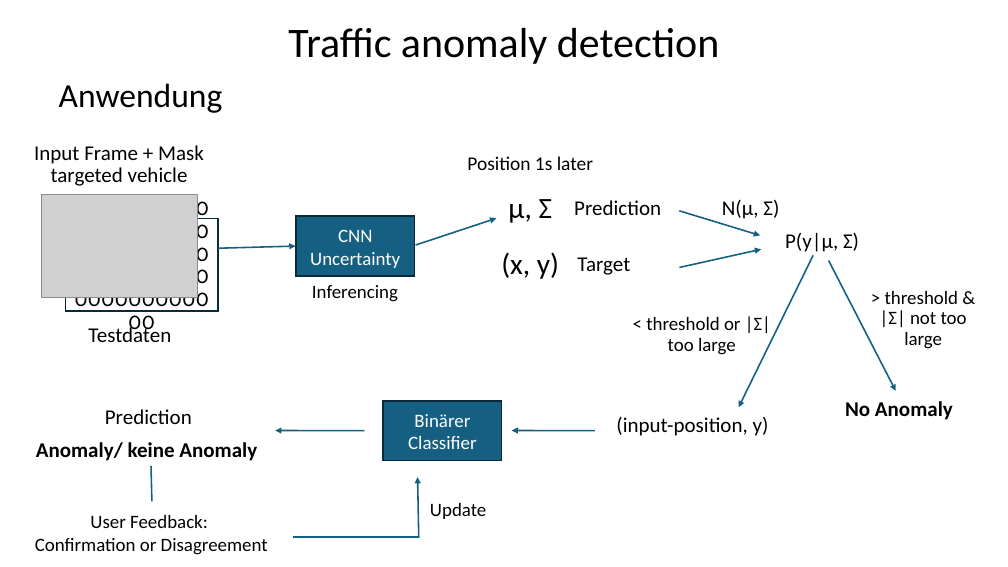
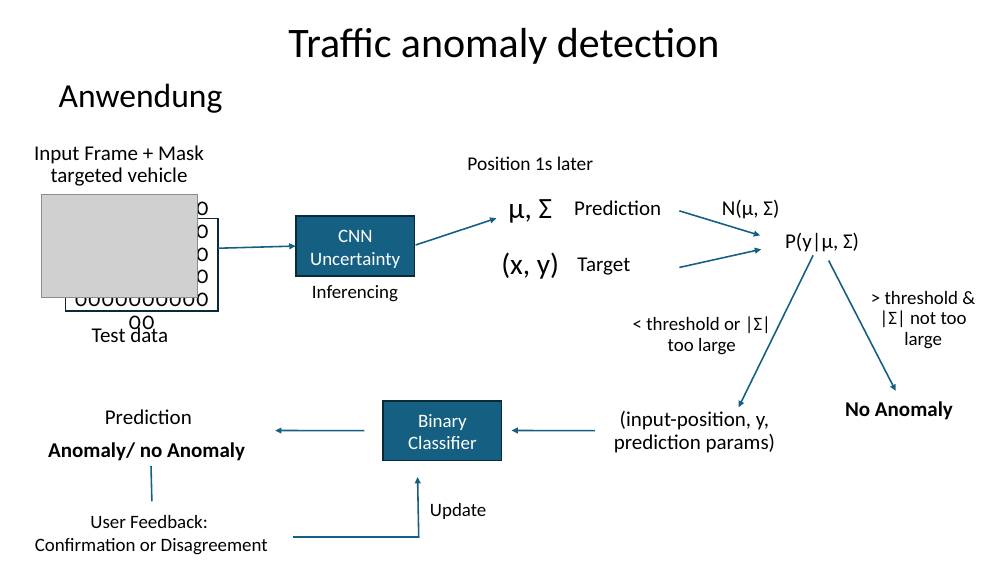
Before and after one commit to starwit/movement-predictor, a slide deck: slide 4 of docs/ApproachVisualization.pptx. Drawn at 1008x567 pixels with LibreOffice and Linux fonts; fonts in the diff are those of the drawing; grey boxes stand for pictures. Boxes give left, top, right and bottom in pixels: in the first picture for what was removed or moved away, otherwise in the second. Text is boxed around its words. In the diff, an @@ line names an element or a change of style, - is before the commit and + after.

```diff
--- a/docs/ApproachVisualization.pptx
+++ b/docs/ApproachVisualization.pptx
@@ text at [92,324,168,342]: text changed @@
-Testdaten
+Test data
@@ text in rectangle at [408,414,476,449]: text changed @@
-Binärer Classifier
+Binary Classifier
@@ text at [614,411,775,453]: text changed @@
-(input-position, y)
+(input-position, y, prediction params)
@@ text at [48,442,245,461]: text changed @@
-Anomaly/ keine Anomaly
+Anomaly/ no Anomaly
```
Also in this commit, not shown: 2 other slides changed, 2 other files.
